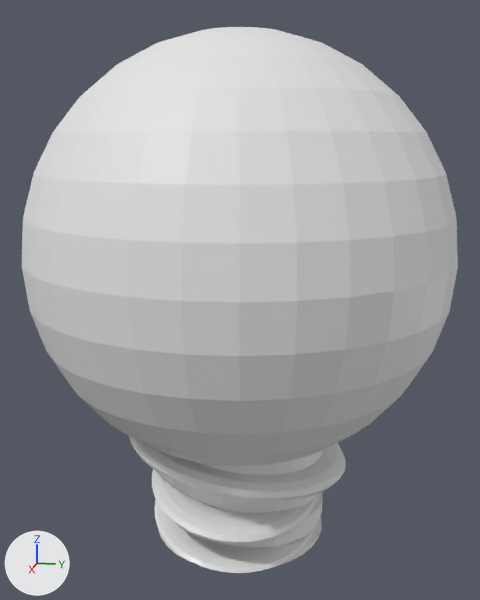
Before and after pictures for a commit that changed the OBJ model BlenderModellen/gloeilamp.obj.
Rendered twice from a 50 mm lens placed at (3.1, 0.62, 0.54), pointed at (-0.01, 0.0, -0.24). The axes (+X, +Y, +Z) are drawn at lower left. The lights are the same throughout. Where no turn or scale is listed for an object, it has been applied to the vertices.

In view in the first picture: 'Sphere', 'Torus.000_Torus.004', 'Torus.001_Torus.005', 'Torus.003'.
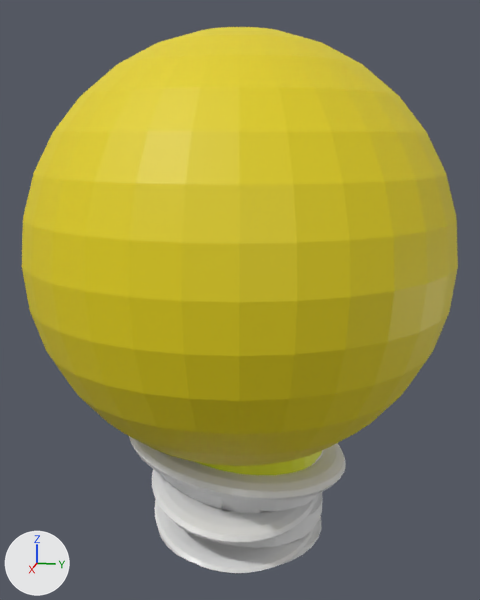
Commit message: nieuw gloeilamp geexporteerd

The change in detail:
Material 'Material.004' (mat_material_004) is new.
Its base color is (0.8, 0.66, 0.00468) (yellow #e7d40f).
Its roughness is 0.526.
Material 'Material.003' (mat_material_003) is new.
Its base color is (0.756, 0.8, 0.0133) (yellow #e1e71e).
Its roughness is 0.526.
Material '(null)' (mat_null) is new.
Its base color is (0.8, 0.8, 0.8) (white #e7e7e7).
Its roughness is 1.0.
me_sphere is used by ob_sphere; location (0.0, 0.0, 0.0).
me_sphere had 2710 vertices, 2271 faces, 4 loose edges and spanned x -1.0..1.0, y -1.0..1.0, z -1.54..1.0.
me_sphere now has 3137 vertices, 2650 faces, 540 loose edges and spans x -1.0..1.0, y -1.0..1.0, z -1.54..1.0.
me_sphere part 1: 17 vertices removed from x -0.28..0.24, y -0.32..0.28, z -1.37..-0.88; 444 vertices added at x -0.43..0.44, y -0.45..0.43, z -1.39..-0.86.
me_sphere part 2: 479 faces spanning x -1.0..1.0, y -1.0..1.0, z -0.9..1.0 switch from mat_material_001 (white #e7e7e7) to mat_material_004 (yellow #e7d40f).
me_sphere part 3: 16 faces spanning x -0.43..0.25, y -0.17..0.43, z -0.98..-0.9 switch from mat_material_002 (white #e7e7e7) to mat_material_003 (yellow #e1e71e).
me_sphere now uses material mat_null (white #e7e7e7).

Changed parts and their boxes [x1, y1, x2, y2] in the pictures (480 x 600 px):
part 1 of me_sphere, built on: after [161, 450, 324, 548]
part 2 of me_sphere, recoloured (white to yellow): [22, 27, 458, 466] in both
part 3 of me_sphere, recoloured: [305, 451, 322, 468] in both
